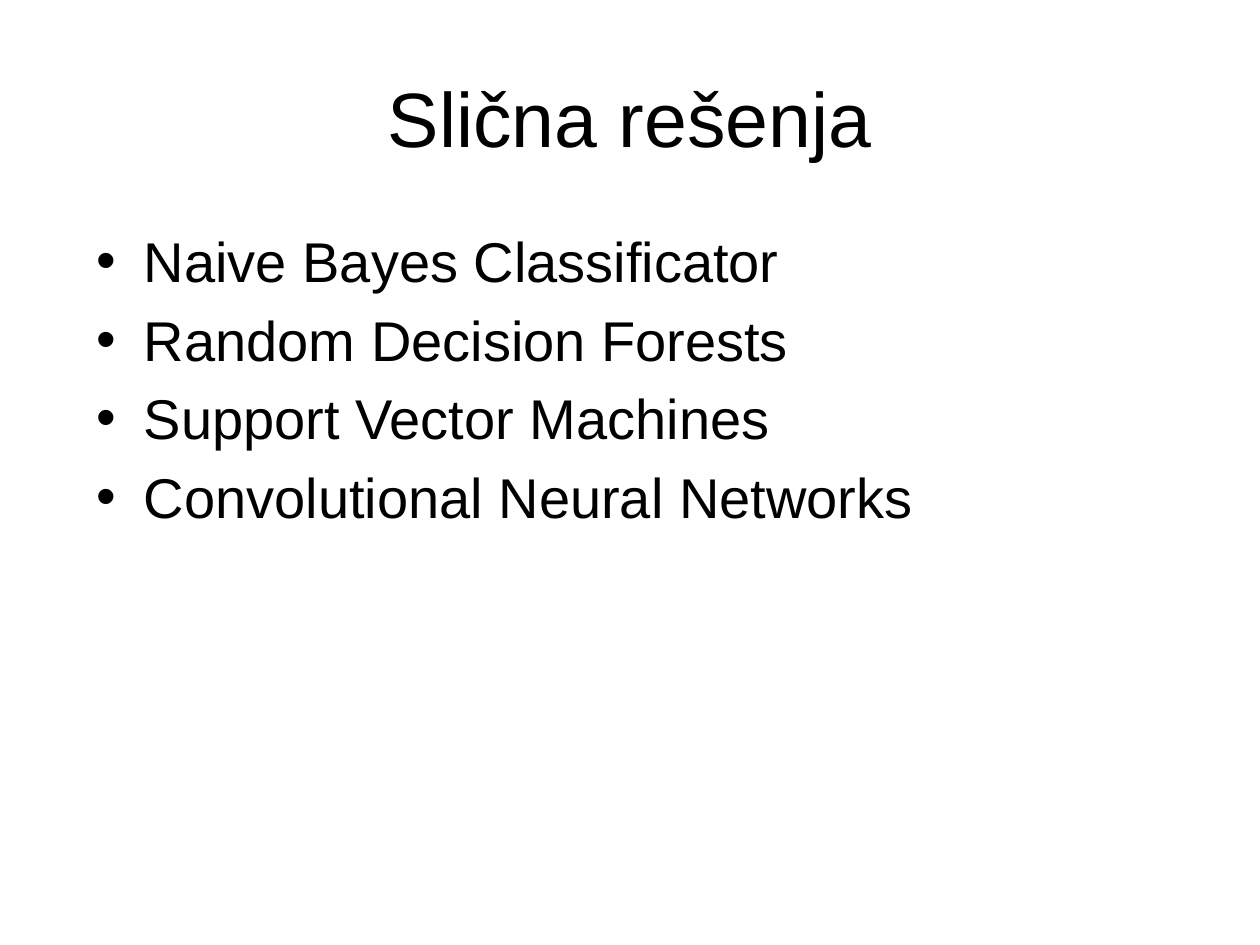
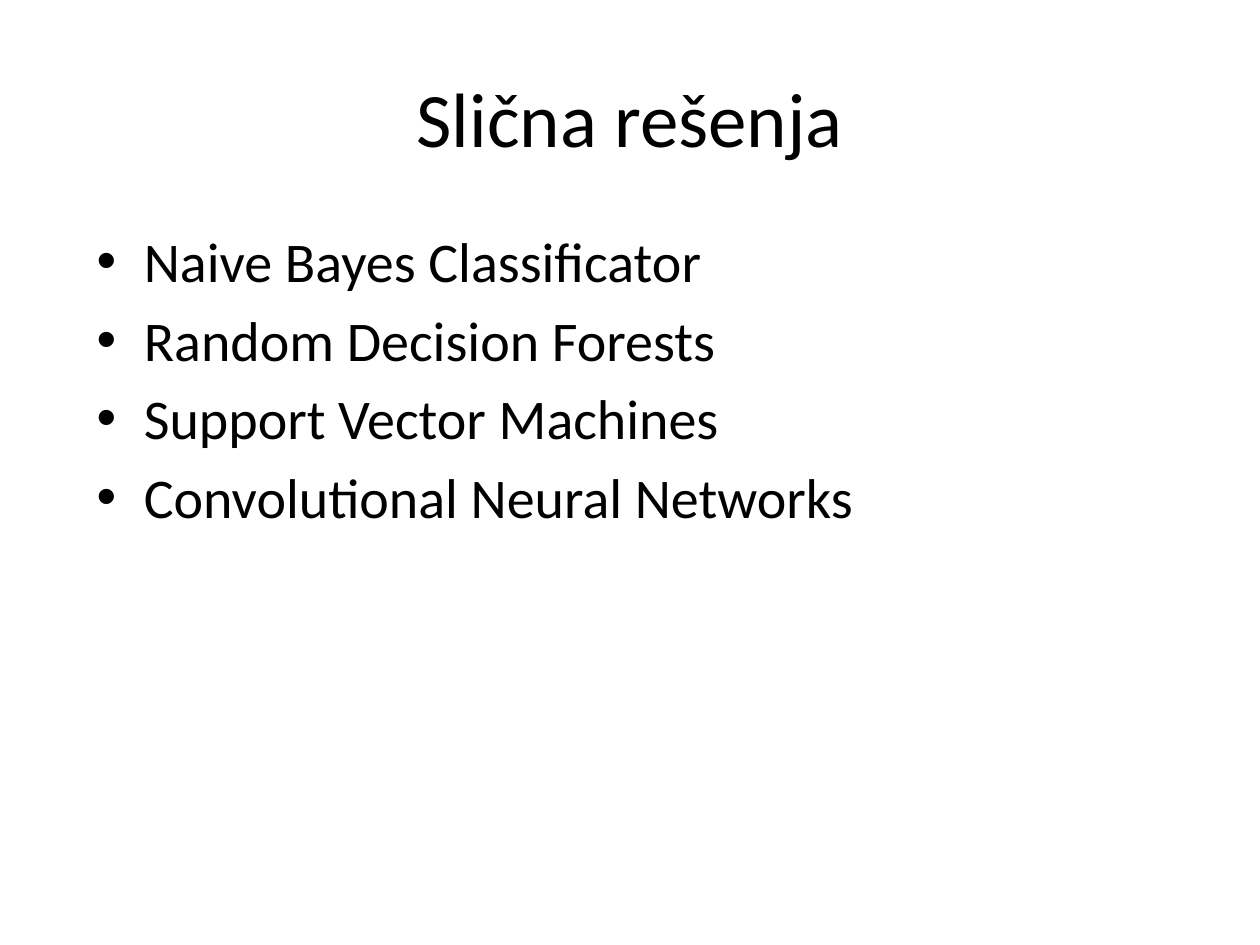
Before and after one commit to vdragan1993/sentence-classification, a slide deck: slide 4 of semantic_classification_ppt.pptx. Drawn at 1260x945 pixels with LibreOffice and Linux fonts; fonts in the diff are those of the drawing; background and template pictures are left out. Boxes give left, top, right and bottom in pixels: in the first picture for what was removed or moved away, otherwise in the second. Text is boxed around its words. In the diff, an @@ line names an element or a change of style, - is before the commit and + after.

```diff
--- a/semantic_classification_ppt.pptx
+++ b/semantic_classification_ppt.pptx
@@ title "Slična rešenja" at (x1=417, y1=93, x2=842, y2=161): font Arial to Calibri @@
@@ text "Naive Bayes Classificator" at (x1=144, y1=243, x2=853, y2=519): font Arial to Calibri @@
```
Also in this commit, not shown: 3 other slides changed, 3 slides added.
